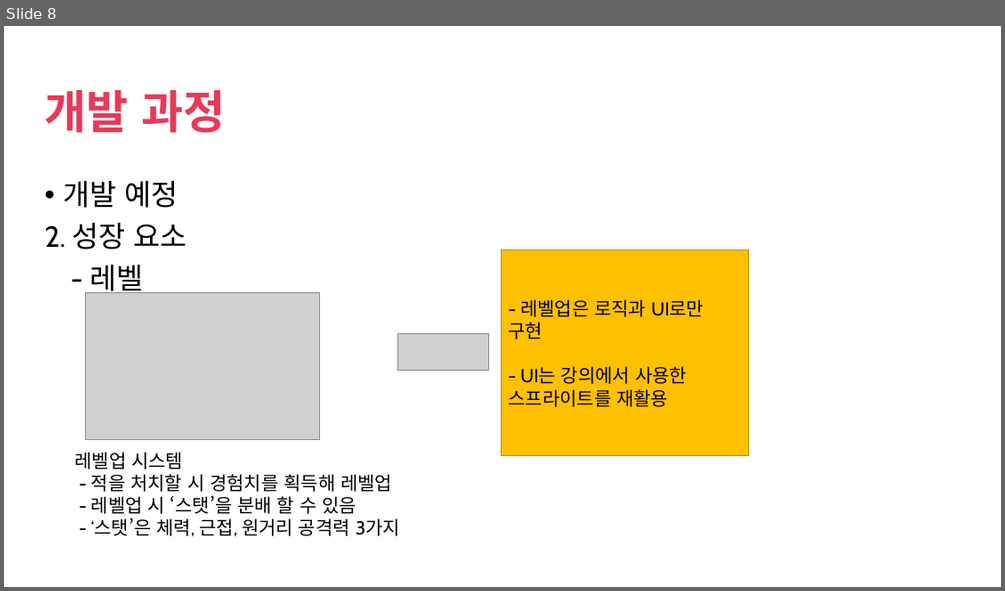
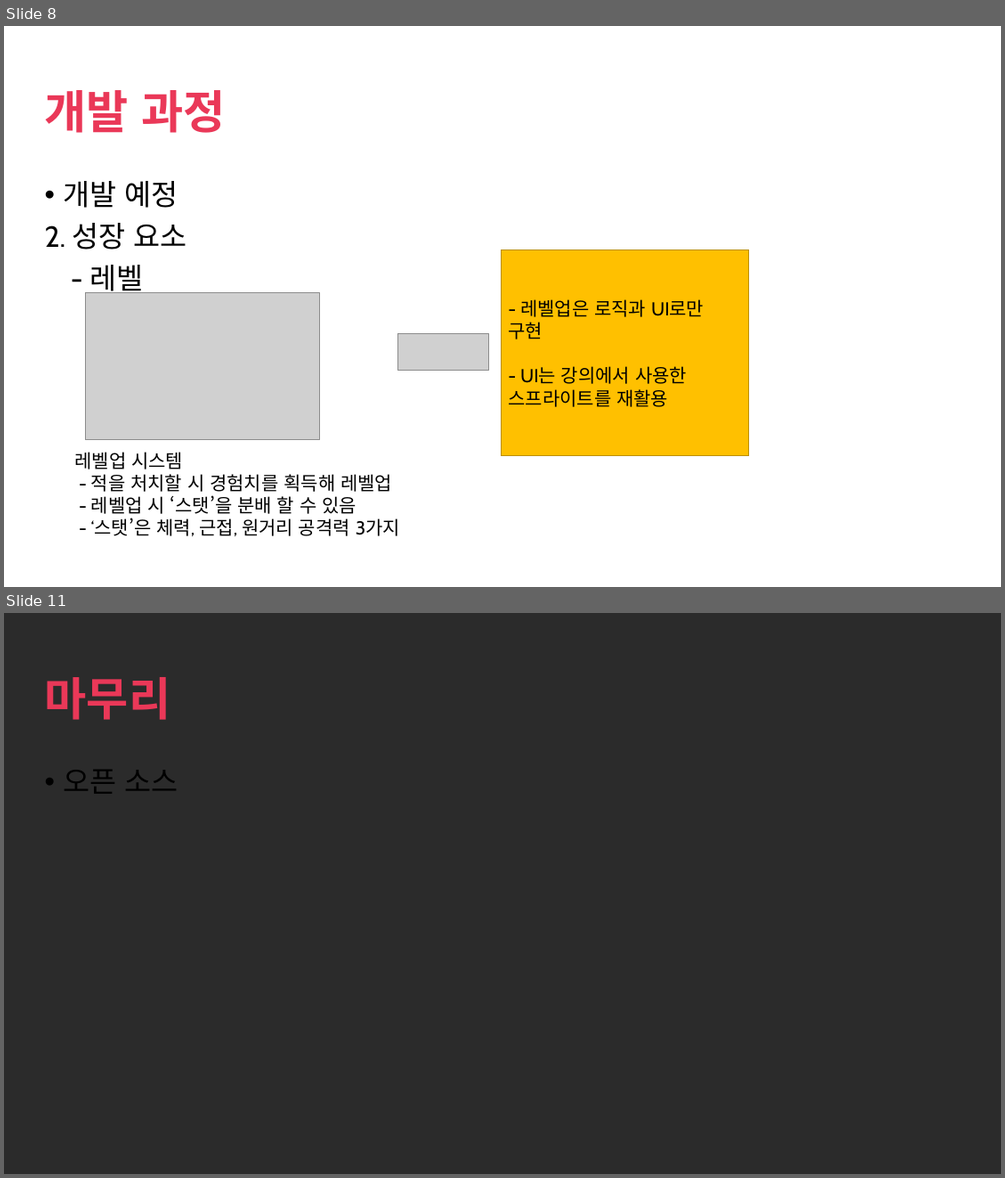
Before and after one commit to seokhee123/DBLAB, a slide deck: 게임 프로그래밍.pptx. Shown one above the other, each under a label of ours: slide 8 before the commit, slides 8 and 11 after it; the slides between them are not shown. The pictures are 1005x591 and 1005x1178 pixels, drawn with LibreOffice and Linux fonts; fonts in the diff are those of the drawing; grey boxes stand for pictures; background and template pictures are left out; a plain dark background stands for a picture behind light text. Boxes give left, top, right and bottom in pixels: in the first picture for what was removed or moved away, otherwise in the second. Text is boxed around its words. In the diff, an @@ line names an element or a change of style, - is before the commit and + after.

```diff
--- a/게임 프로그래밍.pptx
+++ b/게임 프로그래밍.pptx
@@ slide 11 added at box(4, 613, 1001, 1174), background picture (left out) @@
@@ title added at box(45, 677, 171, 720), 44 pt, text #EA3858, bold @@
+마무리
@@ text added at box(64, 770, 178, 793), 28 pt, text #000000 @@
+• 오픈 소스
```
Also in this commit, not shown: 2 other slides added.
